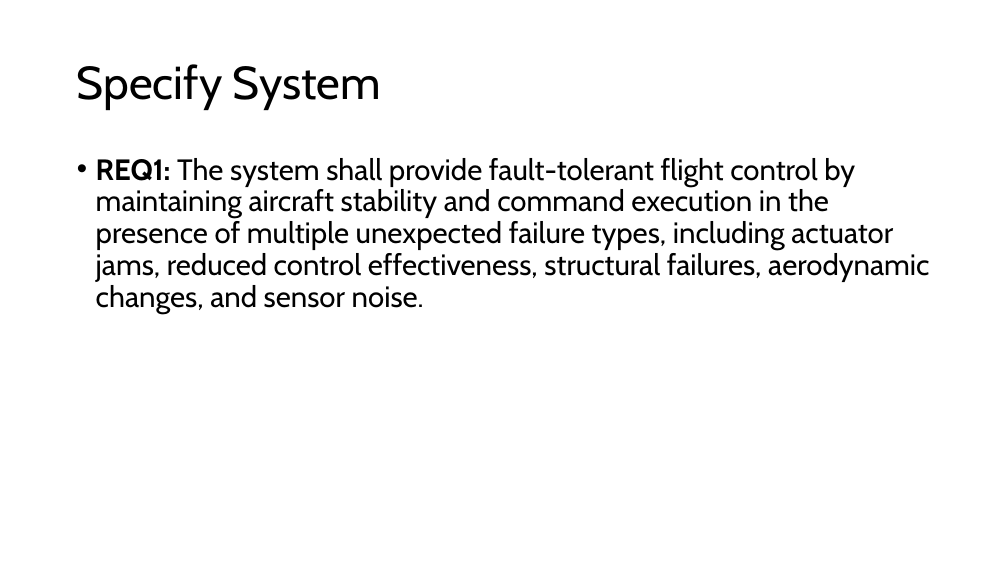
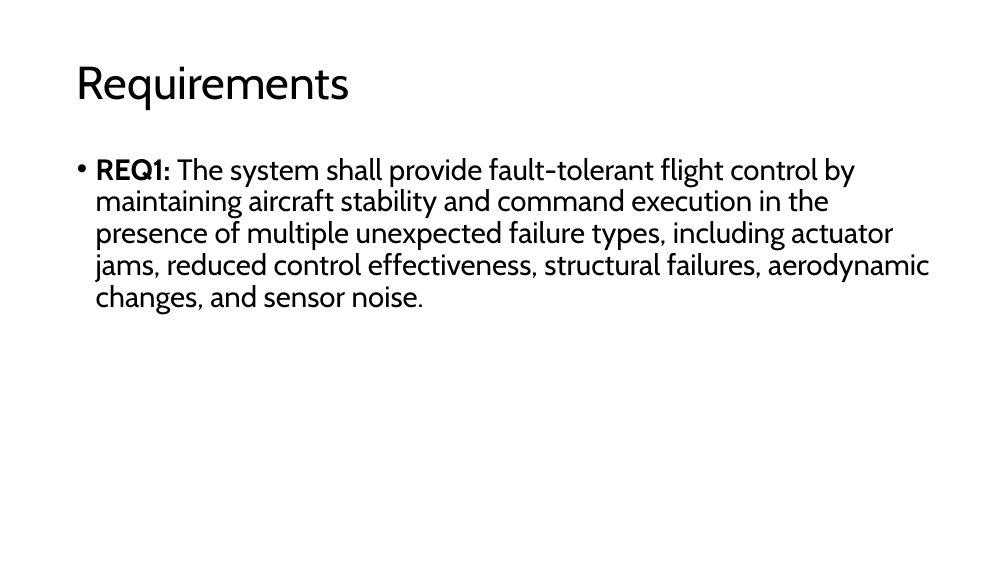
Before and after one commit to Niels149/AIASFault, a slide deck: slide 7 of AIASPres.pptx (slide 3 before the commit). Drawn at 1008x567 pixels with LibreOffice and Linux fonts; fonts in the diff are those of the drawing. Boxes give left, top, right and bottom in pixels: in the first picture for what was removed or moved away, otherwise in the second. Text is boxed around its words. In the diff, an @@ line names an element or a change of style, - is before the commit and + after.

```diff
--- a/AIASPres.pptx
+++ b/AIASPres.pptx
@@ title at bbox=[77, 66, 350, 110]: text changed @@
-Specify System
+Requirements
```
Also in this commit, not shown: 8 other slides changed, 1 slide added.
